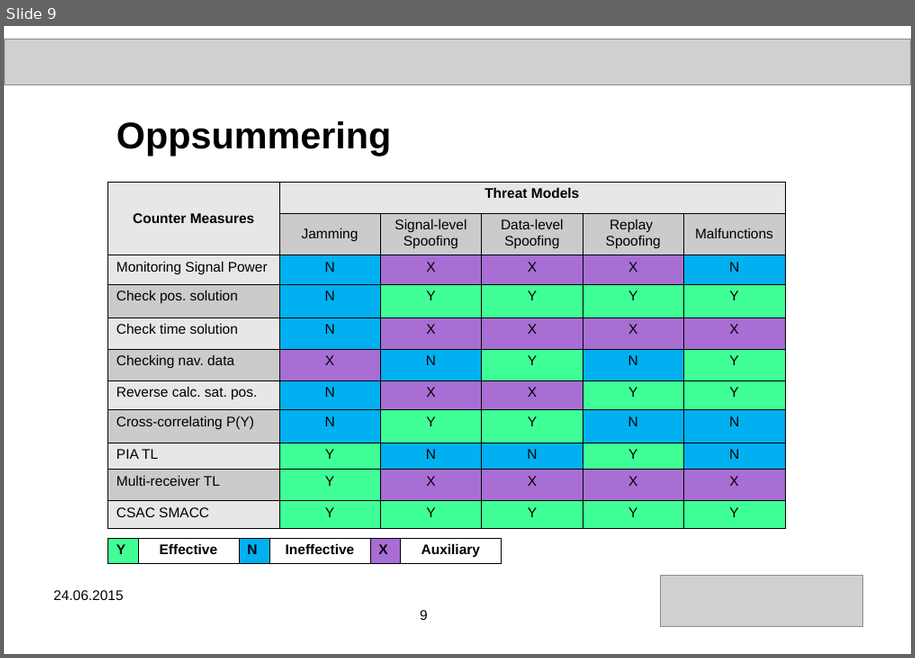
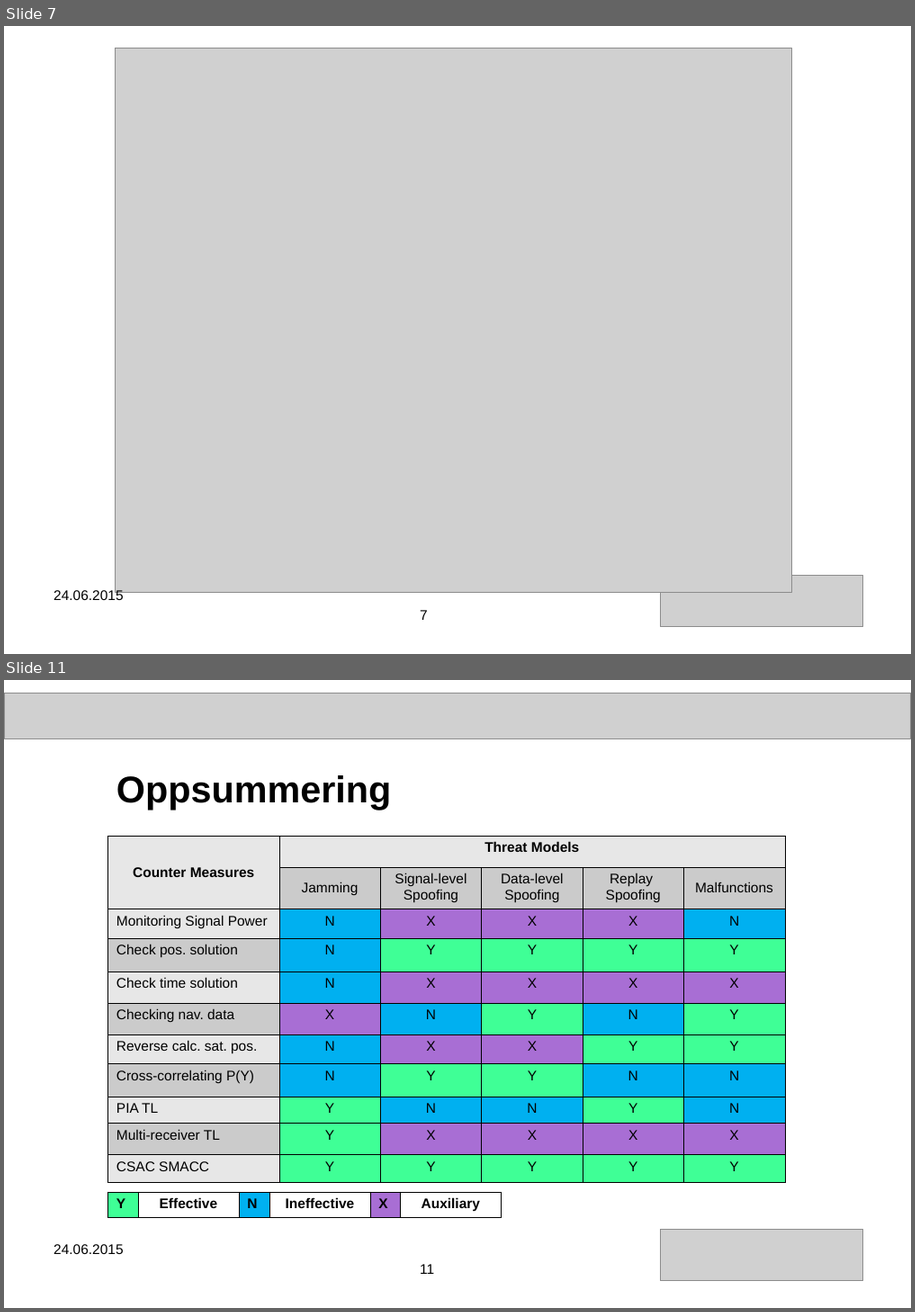
Before and after one commit to aschultzen/master_thesis, a slide deck: aril_presentasjon_2016.ppt. Shown one above the other, each under a label of ours: slide 9 before the commit, slides 7 and 11 after it; the slides between them are not shown. The pictures are 915x658 and 915x1312 pixels, drawn with LibreOffice and Linux fonts; fonts in the diff are those of the drawing; grey boxes stand for pictures. Boxes give left, top, right and bottom in pixels: in the first picture for what was removed or moved away, otherwise in the second. Text is boxed around its words. In the diff, an @@ line names an element or a change of style, - is before the commit and + after.

```diff
--- a/aril_presentasjon_2016.ppt
+++ b/aril_presentasjon_2016.ppt
@@ slide 7 added at [4, 26, 911, 654], background #FFFFFF @@
@@ picture added at [116, 48, 792, 593] @@
@@ text added at [54, 588, 123, 600], 12 pt, text #000000 @@
+24.06.2015
@@ picture added at [660, 575, 863, 626] @@
@@ page number added at [420, 610, 428, 620], 12 pt, text #000000 @@
+7
@@ what was slide 9 is now slide 11 @@
@@ page number at [420, 1264, 434, 1274]: text changed @@
-9
+11
```
Also in this commit, not shown: 5 slides changed, 3 other slides added, 2 slides removed.
